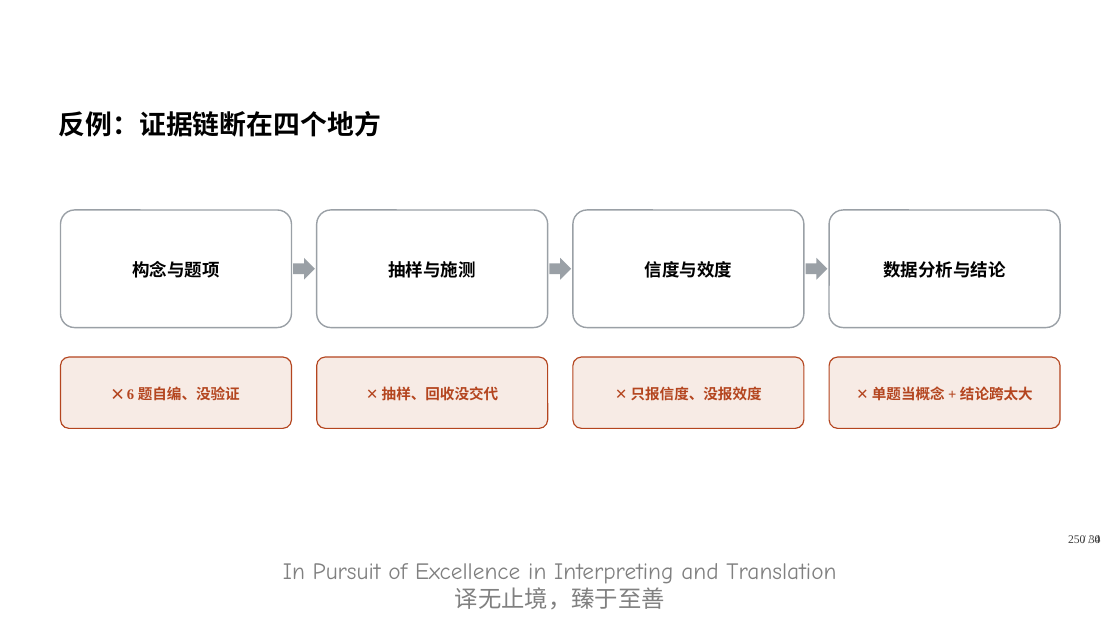
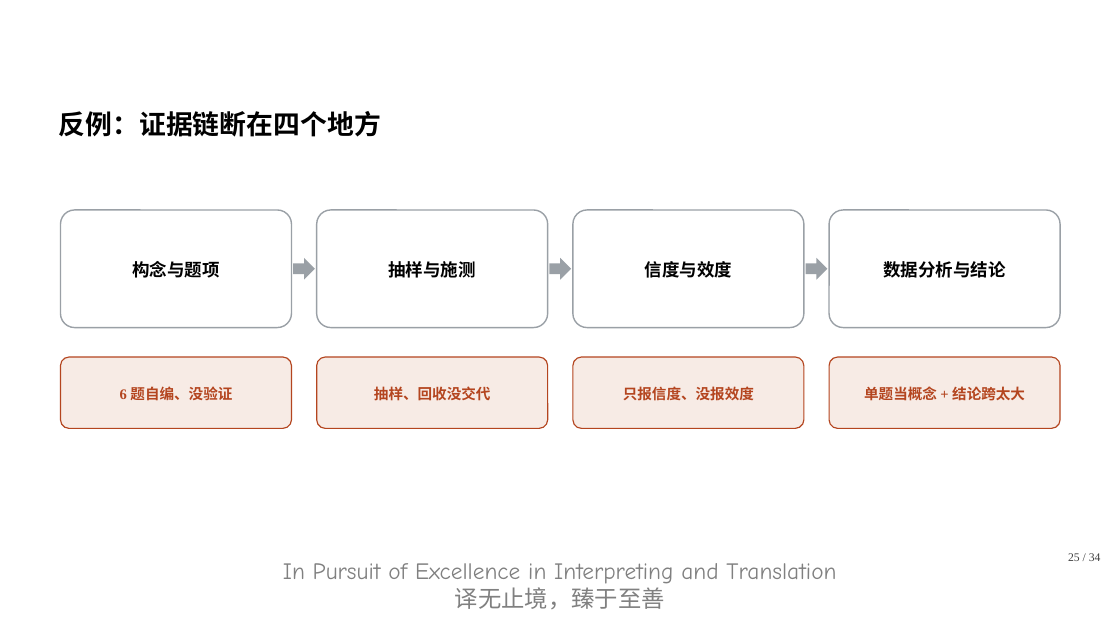
Before and after one commit to CodingGeoff/translation-research-202610, a slide deck: slide 25 of 翻译研究方法/第1组/问卷调查法正反例_v14.pptx. Drawn at 1120x630 pixels with LibreOffice and Linux fonts; fonts in the diff are those of the drawing; background and template pictures are left out. Boxes give left, top, right and bottom in pixels: in the first picture for what was removed or moved away, otherwise in the second. Text is boxed around its words. In the diff, an @@ line names an element or a change of style, - is before the commit and + after.

```diff
--- a/翻译研究方法/第1组/问卷调查法正反例_v14.pptx
+++ b/翻译研究方法/第1组/问卷调查法正反例_v14.pptx
@@ text at (120, 386, 232, 401): text changed @@
-✕ 6 题自编、没验证
+6 题自编、没验证
@@ text at (374, 386, 490, 401): text changed @@
-✕ 抽样、回收没交代
+抽样、回收没交代
@@ text at (623, 386, 754, 401): text changed @@
-✕ 只报信度、没报效度
+只报信度、没报效度
@@ text at (864, 386, 1025, 401): text changed @@
-✕ 单题当概念 + 结论跨太大
+单题当概念 + 结论跨太大
@@ text removed at (1080, 535, 1101, 543) @@
-0 / 0
@@ text "25 / 34": place and size @@
-text "25 / 34" at (1068, 535, 1101, 543)
+text "25 / 34" at (1068, 553, 1101, 561)
```
Also in this commit, not shown: 17 other slides changed, 1 slide added, 20 other files.
